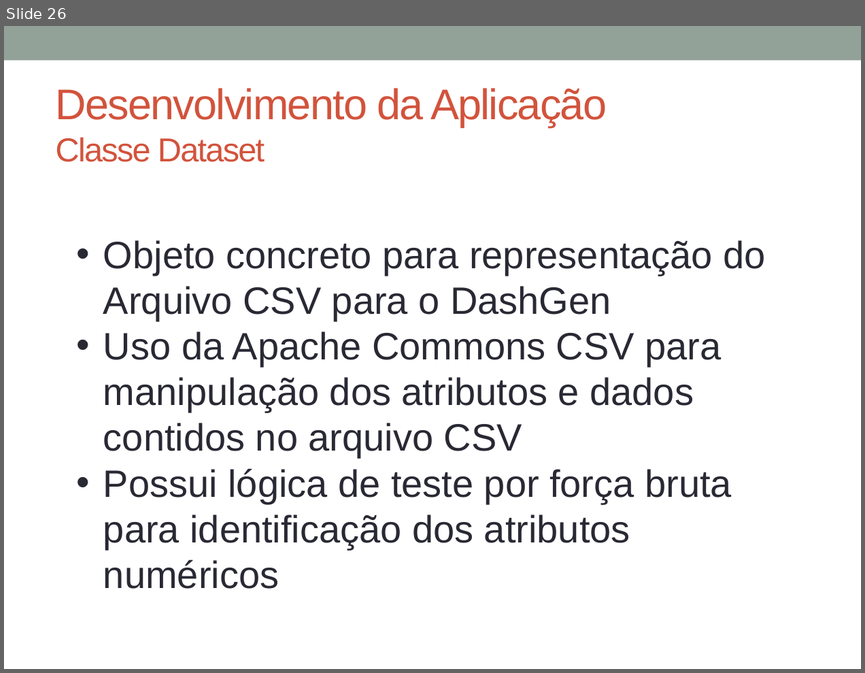
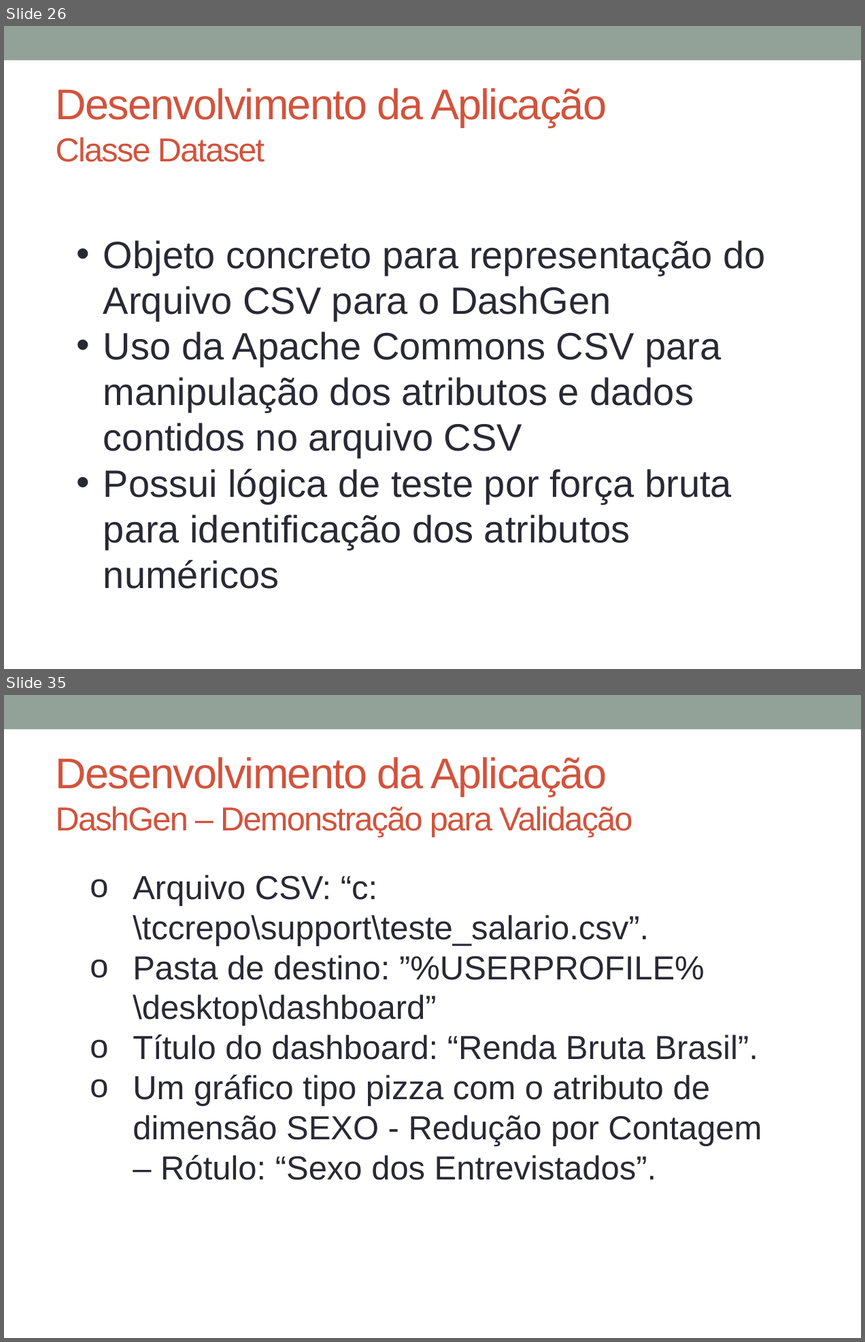
Before and after one commit to glaubergad/tccrepo, a slide deck: mono/Defesa TCC - DashGen.pptx. Shown one above the other, each under a label of ours: slide 26 before the commit, slides 26 and 35 after it; the slides between them are not shown. The pictures are 865x673 and 865x1342 pixels, drawn with LibreOffice and Linux fonts; fonts in the diff are those of the drawing. Boxes give left, top, right and bottom in pixels: in the first picture for what was removed or moved away, otherwise in the second. Text is boxed around its words. In the diff, an @@ line names an element or a change of style, - is before the commit and + after.

```diff
--- a/mono/Defesa TCC - DashGen.pptx
+++ b/mono/Defesa TCC - DashGen.pptx
@@ slide 35 added at (4, 695, 861, 1338), background #FFFFFF; not listed: 1 template element that a slide beside it also shows @@
@@ title added at (56, 757, 632, 836), 27.9 pt, text #D2533C @@
+Desenvolvimento da Aplicação
+DashGen – Demonstração para Validação
@@ text added at (133, 875, 762, 1180), 28 pt, text #292934 @@
+o Arquivo CSV: “c:\tccrepo\support\teste_salario.csv”.
+o Pasta de destino: ”%USERPROFILE%\desktop\dashboard”
+o Título do dashboard: “Renda Bruta Brasil”.
+o Um gráfico tipo pizza com o atributo de dimensão SEXO - Redução por Contagem – Rótulo: “Sexo dos Entrevistados”.
```
Also in this commit, not shown: 2 slides changed, 20 other slides added, 1 other file.
